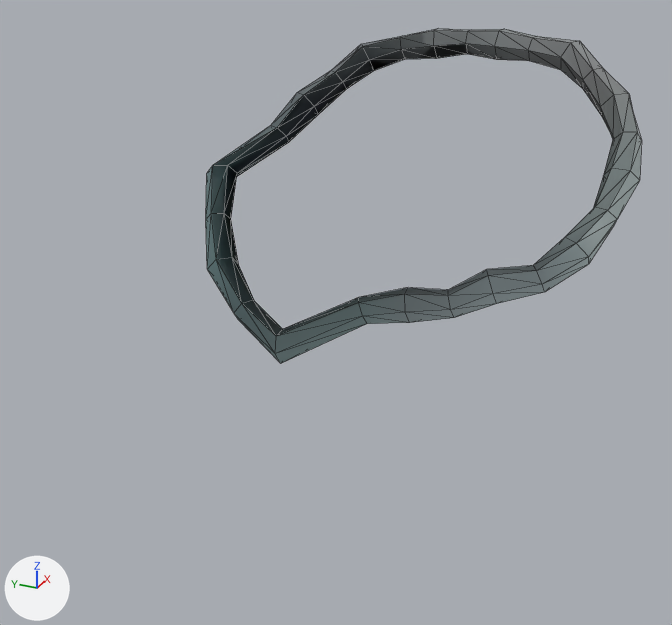
Renders of the glTF model assets/giant/parts/Accessory_gilded_arm_ring.glb from each side of a commit.
Rendered twice from a 50 mm lens placed at (-0.277, -0.363, 2.96), pointed at (0.595, 0.029, 2.524). Lighting does not change. The marker at lower left points along +X, +Y and +Z. The picture after the commit comes second. Mesh edges are drawn as thin lines.

The first picture shows 'Accessory_gilded_arm_ring'.
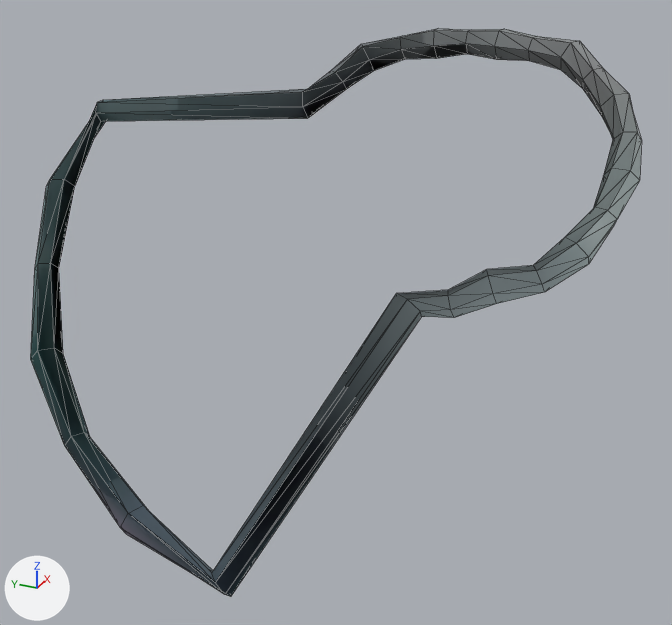
Location of each change, [x1, y1, x2, y2] in pixels of the pictures (672 x 625 px; the box of a moved part takes in the faces that stretch with it):
'Accessory_gilded_arm_ring', reshaped (40% wider, 70% taller)
    before: [206, 29, 642, 363]
    after: [31, 29, 642, 596]
part 1 of me_accessory_gilded_arm_ring_001, moved or reshaped
    before: [206, 70, 454, 323]
    after: [35, 70, 454, 318]
part 2 of me_accessory_gilded_arm_ring_001, recoloured
    before: [206, 92, 410, 363]
    after: [31, 89, 422, 596]

Patch to the scene script:
```diff
--- a/assets/giant/parts/Accessory_gilded_arm_ring.glb.py
+++ b/assets/giant/parts/Accessory_gilded_arm_ring.glb.py
@@ me_accessory_gilded_arm_ring_001 @@
 # used by ob_accessory_gilded_arm_ring; location = (0.0, 0.0, 0.0)
-me_accessory_gilded_arm_ring_001.from_pydata(...)  # 156 vertices, 312 faces; spans x 0.504..0.848, y -0.267..0.237, z 2.493..2.809
+me_accessory_gilded_arm_ring_001.from_pydata(...)  # 156 vertices, 312 faces; spans x 0.323..0.848, y -0.267..0.466, z 2.329..2.809
+# me_accessory_gilded_arm_ring_001 part 1: 54 of 156 vertices moved; they spanned x 0.504..0.772, y -0.07..0.237, z 2.493..2.731 and now span x 0.323..0.777, y -0.081..0.466, z 2.329..2.734; mean shift (-0.079, 0.132, -0.078); largest move (0.568, -0.01, 2.561) -> (0.334, 0.045, 2.35)
+# me_accessory_gilded_arm_ring_001 part 2: 89 kept faces spanning x 0.323..0.777, y -0.081..0.466, z 2.329..2.734 get new vertex colours
 me_accessory_gilded_arm_ring_001.materials.append(mat_defaultmaterial)
```
